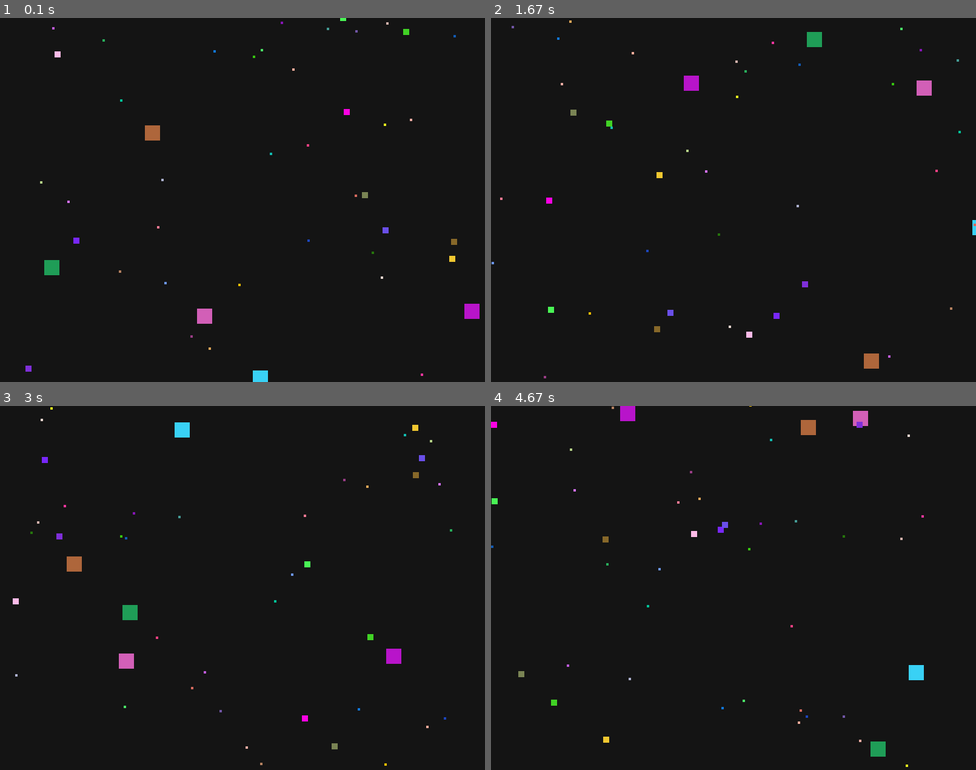
Above: before the commit, frames 1-4 (two rows, left to right).
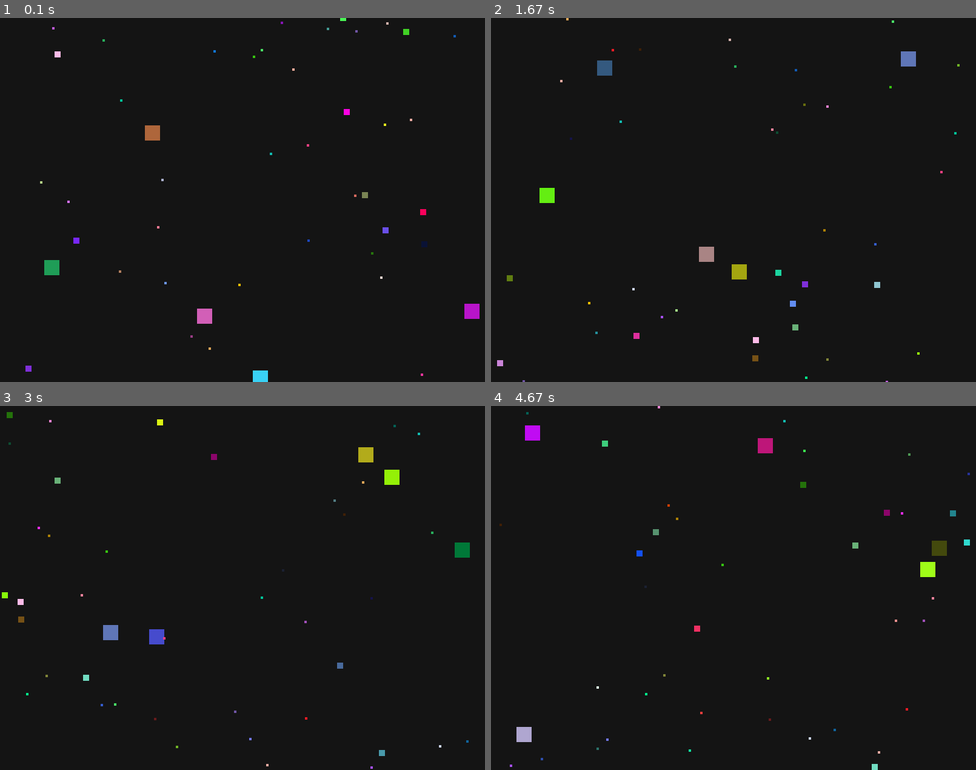
Above: after the commit, the same moments.

Repository: bibox26x/lab8-pygame
Game: pygame game, started from main.py
Two runs of this game, one before a commit and one after it. Both use one fixed random seed, a clock stepped at 60 frames per second and the inputs below.
Inputs:
- Up to frame 1 (0.1 s): no input
- Up to frame 2 (1.67 s): no input
- Up to frame 3 (3 s): no input
- Up to frame 4 (4.67 s): no input

The runs differ from the first frame. In frame 1, less than 0.1% of the frame differs, in the area x 73-95%, y 48-72%; in frame 2, 1.8%; in frame 3, 1.9%, in the area x 0-97%, y 0-100%; in frame 4, 1.9%.

Commit message:
exam: q5 - eating

Diff:
--- a/main.py
+++ b/main.py
@@ -130,6 +130,12 @@
 		dt = clock.tick(FPS) / 1000.0
 		frame_scale = dt * FPS
 
+		for i, square in enumerate(squares):
+			for other in squares[i + 1 :]:
+				if check_collision(square, other):
+					respawn_square(square)
+					respawn_square(other)
+
 		for event in pygame.event.get():
 			if event.type == pygame.QUIT:
 				running = False
